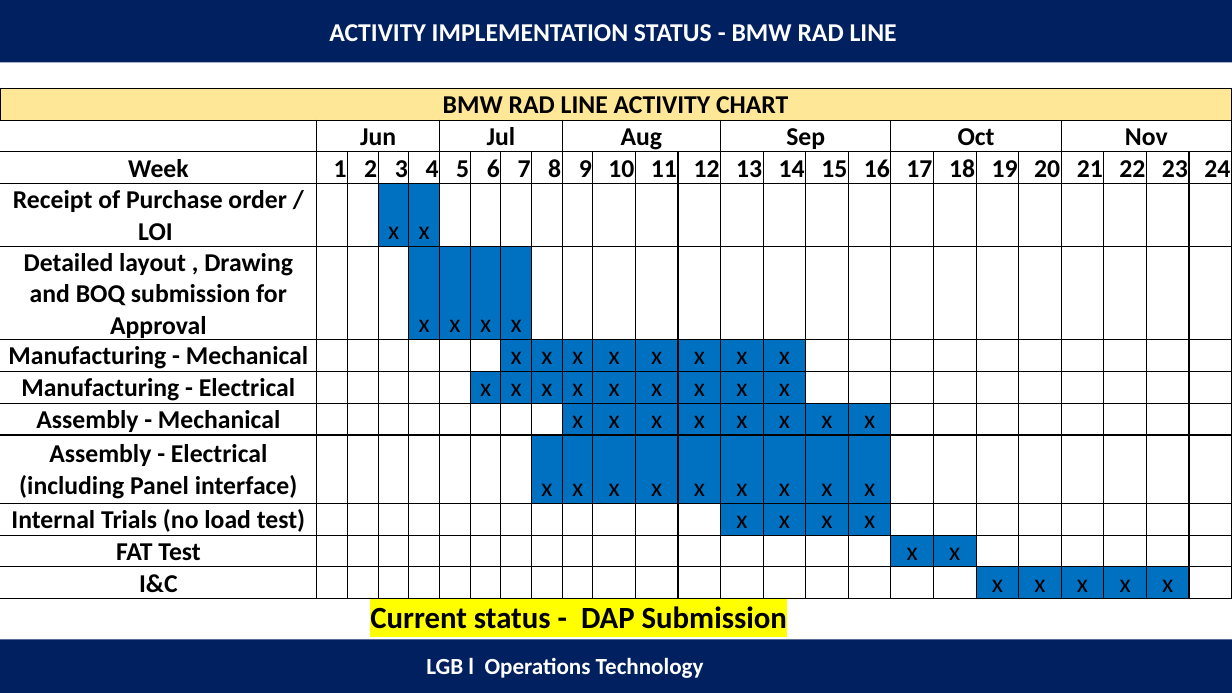
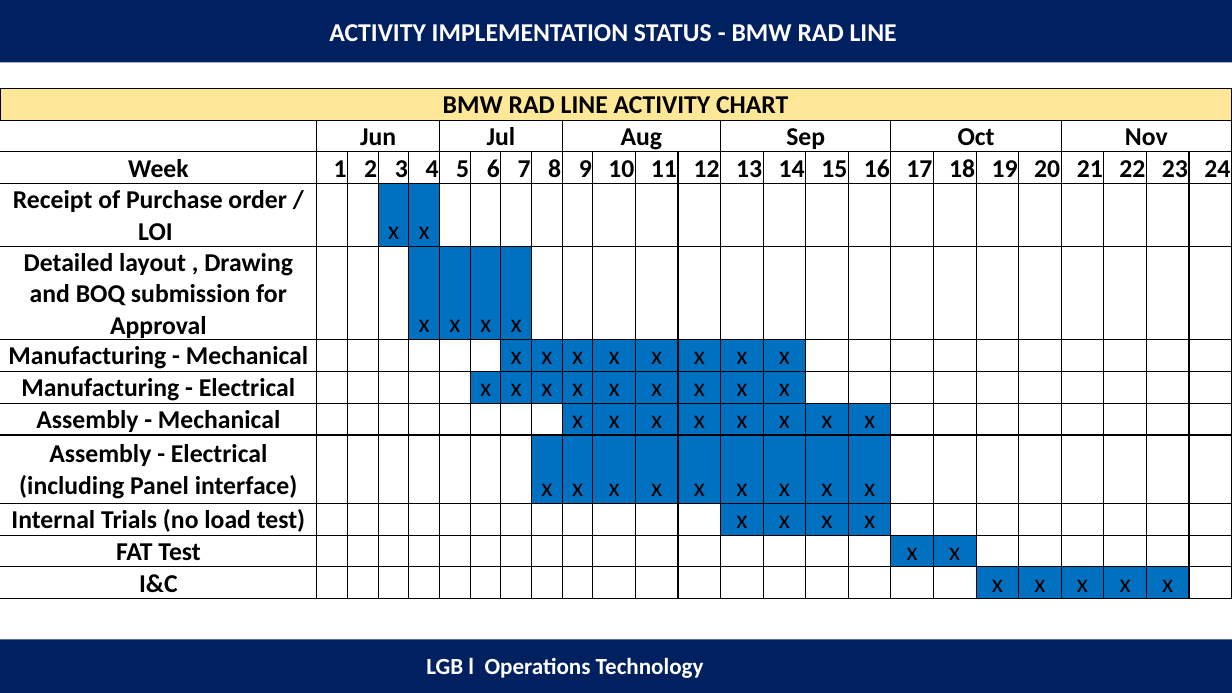
Before and after one commit to anand2204-robo/Project-List, a slide deck: slide 41 of Automation project.pptx (slide 23 before the commit). Drawn at 1232x693 pixels with LibreOffice and Linux fonts; fonts in the diff are those of the drawing. Boxes give left, top, right and bottom in pixels: in the first picture for what was removed or moved away, otherwise in the second. Text is boxed around its words. In the diff, an @@ line names an element or a change of style, - is before the commit and + after.

```diff
--- a/Automation project.pptx
+++ b/Automation project.pptx
@@ text removed at bbox=[370, 606, 787, 629] @@
-Current status - DAP Submission
```
Also in this commit, not shown: 12 other slides changed, 44 slides added.
